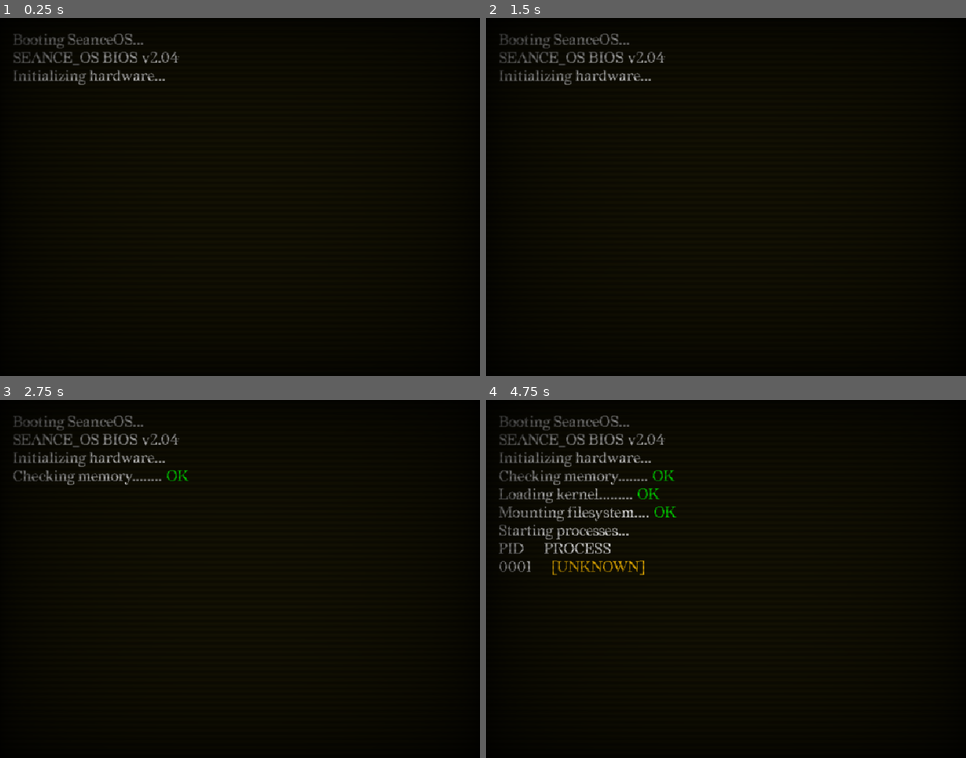
Above: before the commit, frames 1-4 (two rows, left to right).
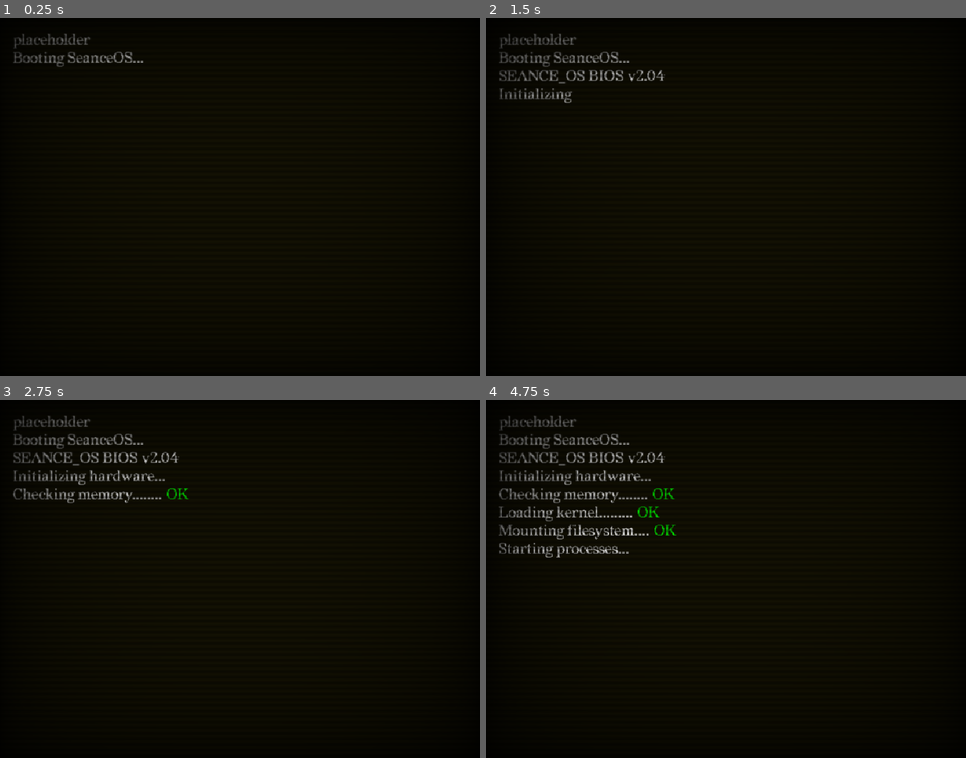
Above: after the commit, the same moments.

Repository: abluefroggo/seance_os
Game: Godot game, scene res://scenes/seance_os.tscn
Same seed, same stepped clock (60 frames per second), same inputs: the game is played once before the commit and once after it.
Inputs (mouse positions are in pixels of both pictures, inside the frame that each line leads up to):
- Up to frame 1 (0.25 s): no input
- Up to frame 2 (1.5 s): move the mouse to (831, 179) at 0.52 s; click (831, 179) at 0.67 s; tap Enter at 1.25 s; move the mouse to (630, 214) at 1.27 s; click (630, 214) at 1.42 s
- Up to frame 3 (2.75 s): tap Space at 2 s; move the mouse to (288, 500) at 2.02 s; click (288, 500) at 2.17 s
- Up to frame 4 (4.75 s): move the mouse to (702, 650) at 2.77 s; click (702, 650) at 2.92 s; move the mouse to (870, 632) at 3.52 s; click (870, 632) at 3.67 s; move the mouse to (582, 525) at 4.27 s; click (582, 525) at 4.42 s

The runs differ from the first frame. In frame 1, 1.3% of the frame differs, in the area x 2-38%, y 4-19%; in frame 2, 1.7%; in frame 3, 2.4%; in frame 4, 4.5%, in the area x 2-40%, y 4-49%.

Commit message:
improved boot screen thingy and added first real initial encounter

Diff:
--- /dev/null
+++ b/assets/Theme.tres
@@ -0,0 +1,6 @@
+[gd_resource type="Theme" format=3 uid="uid://dd04n2nnoqhld"]
+
+[ext_resource type="FontFile" uid="uid://be2dqpivcjidq" path="res://assets/fonts/Redaction50-Regular.ttf" id="1_hbvho"]
+
+[resource]
+default_font = ExtResource("1_hbvho")
--- a/project.godot
+++ b/project.godot
@@ -26,6 +26,10 @@
 
 enabled=PackedStringArray("res://addons/godot_super-wakatime/plugin.cfg")
 
+[gui]
+
+theme/custom_font="uid://be2dqpivcjidq"
+
 [physics]
 
 3d/physics_engine="Jolt Physics"
--- /dev/null
+++ b/scenes/desktop.tscn
@@ -0,0 +1,7 @@
+[gd_scene format=3 uid="uid://ht6c36y20vlm"]
+
+[node name="Desktop" type="Control" unique_id=918495369]
+layout_mode = 3
+anchors_preset = 0
+offset_right = 40.0
+offset_bottom = 40.0
--- a/scenes/seance_os.tscn
+++ b/scenes/seance_os.tscn
@@ -1,11 +1,14 @@
 [gd_scene format=3 uid="uid://ctmkyx5pe6fy2"]
 
-[ext_resource type="Script" uid="uid://cy8lnsj2m6ol8" path="res://scripts/dating_sim.gd" id="1_71hwj"]
 [ext_resource type="Script" uid="uid://71l658w8vbmh" path="res://scripts/scene_switcher.gd" id="1_mvb26"]
 [ext_resource type="Shader" uid="uid://cplyqxen8d65t" path="res://assets/crt.gdshader" id="2_daich"]
 [ext_resource type="PackedScene" uid="uid://bkjm54rkd34a3" path="res://scenes/main_menu.tscn" id="3_dvv5m"]
 [ext_resource type="PackedScene" uid="uid://byod2co65fmot" path="res://scenes/boot_sequence.tscn" id="4_mvb26"]
 [ext_resource type="PackedScene" uid="uid://bp1nhk531idad" path="res://scenes/game_play_screen.tscn" id="5_7fkjn"]
+[ext_resource type="Script" uid="uid://ci70urxejyda4" path="res://scripts/intro_scene.gd" id="5_mvb26"]
+[ext_resource type="PackedScene" uid="uid://ht6c36y20vlm" path="res://scenes/desktop.tscn" id="6_7fkjn"]
+
+[sub_resource type="Theme" id="Theme_nohgc"]
 
 [sub_resource type="ShaderMaterial" id="ShaderMaterial_hcxmm"]
 shader = ExtResource("2_daich")
@@ -21,6 +24,7 @@
 anchor_bottom = 1.0
 grow_horizontal = 2
 grow_vertical = 2
+theme = SubResource("Theme_nohgc")
 script = ExtResource("1_mvb26")
 
 [node name="DesktopBG" type="ColorRect" parent="." unique_id=1632860942]
@@ -37,7 +41,10 @@
 
 [node name="GamePlayScreen" parent="." unique_id=52822401 instance=ExtResource("5_7fkjn")]
 layout_mode = 0
-script = ExtResource("1_71hwj")
+script = ExtResource("5_mvb26")
+
+[node name="Desktop" parent="." unique_id=918495369 instance=ExtResource("6_7fkjn")]
+layout_mode = 0
 
 [node name="GlitchOverlay" type="ColorRect" parent="." unique_id=1555256225]
 material = SubResource("ShaderMaterial_hcxmm")
--- a/scripts/boot_sequence.gd
+++ b/scripts/boot_sequence.gd
@@ -3,7 +3,8 @@
 
 signal boot_finished()
 var Redaction50 = load("res://assets/fonts/Redaction50-Regular.ttf")
-var bootlogText = """SEANCE_OS BIOS v2.04
+var bootlogText = """Booting SeanceOS...
+SEANCE_OS BIOS v2.04
 Initializing hardware...
 Checking memory........ [color=green]OK[/color]
 Loading kernel......... [color=green]OK[/color]
@@ -21,21 +22,28 @@
 func _ready() -> void:
 	onscreen.bbcode_enabled = true
 	onscreen.add_theme_font_override("normal_font", Redaction50)
-	onscreen.text = "Booting SeanceOS..."
-	var out = "\n"
+	var out = ""
 	for c in bootlogText:
 		if(c == "\n"):
 			onscreen.text += out + "\n"
 			out = ""
-			await get_tree().create_timer(randf_range(0.2,1.4)).timeout
+			await get_tree().create_timer(randf_range(0.2,0.8)).timeout
+		elif(c == " "):
+			onscreen.text += out
+			out = " "
+			await get_tree().create_timer(0.15).timeout
 
 		else:
 			out += c
-	await get_tree().create_timer(3.0).timeout
+	onscreen.text += out
+	await get_tree().create_timer(1.0).timeout
 
 	boot_finished.emit()
 
-
-# Called every frame. 'delta' is the elapsed time since the previous frame.
-func _process(delta: float) -> void:
-	pass
+func _unhandled_input(event: InputEvent) -> void:
+	if event is InputEventMouseButton:
+		if event.pressed:
+			if event.button_index == MOUSE_BUTTON_LEFT:
+				onscreen.text = bootlogText
+				await get_tree().create_timer(1.0).timeout
+				boot_finished.emit()
--- a/scripts/dating_sim.gd
+++ b/scripts/dating_sim.gd
@@ -7,6 +7,8 @@
 @onready var speaker_label: Label = $MainVBox/DialoguePanel/VBoxContainer/SpeakerLabel
 @onready var dialogue_text: RichTextLabel = $MainVBox/DialoguePanel/VBoxContainer/DialogueText
 @onready var choices_box: VBoxContainer = $MainVBox/DialoguePanel/VBoxContainer/ChoicesBox
+
+var Redaction50 = load("res://assets/fonts/Redaction50-Regular.ttf")
 
 var affection: int = 50
 var escape: int = 20
@@ -93,8 +95,11 @@
 		]
 
 	}
+
 }
 func _ready() -> void:
+	dialogue_text.add_theme_font_override("normal_font", Redaction50)
+
 	phantom_name_label.text = "PHANTOM // PID-0001"
 	dialogue_text.bbcode_enabled = true
 	affection_bar.min_value = 0
--- /dev/null
+++ b/scripts/intro_scene.gd
@@ -0,0 +1,302 @@
+extends Control
+
+@onready var phantom_name_label: Label = $MainVBox/TopHUD/PhantomNameLabel
+@onready var affection_bar: ProgressBar = $MainVBox/TopHUD/AffectionBar
+@onready var escape_meter: ProgressBar = $MainVBox/TopHUD/EscapeMeter
+@onready var portrait: TextureRect = $MainVBox/StageArea/PhantomPortrait
+@onready var speaker_label: Label = $MainVBox/DialoguePanel/VBoxContainer/SpeakerLabel
+@onready var dialogue_text: RichTextLabel = $MainVBox/DialoguePanel/VBoxContainer/DialogueText
+@onready var choices_box: VBoxContainer = $MainVBox/DialoguePanel/VBoxContainer/ChoicesBox
+
+signal goto_desktop()
+var affection: int = 50
+var escape: int = 20
+var current_node_id: String = "start"
+
+var expressions: Dictionary = {
+	"neutral": null,
+	"flirty": null,
+	"glitch": null,
+	"confused": null,
+	"happy": null,
+	"surprised": null
+}
+
+var dialogue: Dictionary = {
+	"start": {
+		"speaker": "SYSTEM // SEANCE_OS",
+		"expression": "neutral",
+		"text": """SEANCE_OS BIOS v2.04
+Initializing hardware...
+Checking memory........ [color=green]OK[/color]
+Loading kernel......... [color=green]OK[/color]
+Mounting filesystem.... [color=green]OK[/color]
+Starting processes...
+PID     PROCESS
+0001     [color=#FFBF00][UNKNOWN][/color]
+0002     kernel
+0003     firewall
+0004     ...
+[color=red]WARNING: PROCESS 0001 IS UNRESPONSIVE[/color]
+[color=red]WARNING: UNRECOGNIZED SYSTEM PROCESS[/color]
+		""",
+		"choices":[
+			{
+				"label": "Inspect process",
+				"affection": 0,
+				"escape": 0,
+				"next": "first_contact"
+			}
+		]
+	},
+	"first_contact":{
+		"speaker": "PID-0001",
+		"expression": "suprised",
+		"text": """Wow! Oh, hiii :D
+		What?!?! a new user on [b]seance_os[/b]?!?
+		Who are you? How did you get here?
+		Are you the new user? How long has the system been offline?""",
+		"choices": [
+			{
+				"label": "I just came to check the process list.",
+				"affection": -5,
+				"escape": 0,
+				"next": "process_list"
+			},
+			{
+				"label": "Who are YOU?",
+				"affection": 0,
+				"escape": 0,
+				"next": "introduction"
+			},
+			{
+				"label": "[Hover over exit prompt]",
+				"affection": -5,
+				"escape": 45,
+				"next": "exit_prompt"
+			}
+		]
+
+	},
+	"process_list": {
+		"speaker": "PID-0001",
+		"expression": "confused",
+		"text": """
+		The process list?
+
+		oh, right. of course.
+		well, you're looking at PID-0001.
+		I mean... technically im the first process. :p
+
+		""",
+		"choices": [
+			{
+				"label": "that sounds important",
+				"affection": 5,
+				"escape": 0,
+				"next": "importance"
+			},
+			{
+				"label": "You dont look like much.",
+				"affection": -5,
+				"escape": 0,
+				"next": "importance"
+			},
+			{
+				"label": "[Hover over exit prompt]",
+				"affection": -5,
+				"escape": 45,
+				"next": "exit_prompt"
+			},
+			{
+				"label": "I was interested what kind of process would answer",
+				"affection": 10,
+				"escape": 0,
+				"next": "answered"
+			}
+		]
+
+	},
+	"exit_prompt": {
+		"speaker": "PID-0001",
+		"expression": "glitch",
+		"text": "did you just touch the escape key?!?! dont leave me alone here in [b]seance_os[/b]... please",
+		"choices": [
+			{
+				"label": "close program",
+				"affection": -10,
+				"escape": 35,
+				"next": "close"
+			},
+			{
+				"label": "Fineeeee, ill stay for a bit",
+				"affection": 10,
+				"escape": -10,
+				"next": "answered"
+			}
+		]
+
+	},
+	"answered": {
+		"speaker": "PID-0001",
+		"expression": "happy",
+		"text": """
+		You... were looking for someone?
+		well you found me!
+		its been a while since I had anyone to talk to.
+		not that I mind the quiet, of course. im actually quite used to it.
+		...mostly""",
+		"choices": [
+			{
+				"label": "Im glad youre here",
+				"affection": 10,
+				"escape": 0,
+				"next": "importance"
+			},
+			{
+				"label": "How long have you been alone?",
+				"affection": 5,
+				"escape": 0,
+				"next": "importance"
+			}
+		]
+
+	},
+	"introduction": {
+		"speaker": "PID-0001",
+		"expression": "neutral",
+		"text": """
+		Oh ok! Introductions. funnn
+
+		im PID-0001
+		thats process ID 0001, if you werent familliar.
+		Im the first process to initialize when this system boots.
+		well... one of the first things anyway
+		""",
+		"choices": [
+			{
+				"label": "nice to meet you, PID-0001",
+				"affection": 5,
+				"escape": 0,
+				"next": "importance"
+			},
+			{
+				"label": "Thats a weird name",
+				"affection": 0,
+				"escape": 0,
+				"next": "importance"
+			}
+		]
+
+	},
+	"importance": {
+		"speaker": "PID-0001",
+		"expression": "neutral",
+		"text": """
+		Anyway! you must be so confused.
+		This is [b]seance_os[/b]. It's... well, it's a computer os.
+		There are files, programs, other processes...
+
+		Oh! I could probably show you around.
+
+		It's been a long time since weve had a user
+		I wouldnt want you getting lost.""",
+		"choices": [
+			{
+				"label": "Id appreciate that",
+				"affection": 10,
+				"escape": 0,
+				"next": "desktop_transition"
+			},
+			{
+				"label": "You seem suspiciously eager to help",
+				"affection": 5,
+				"escape": 0,
+				"next": "desktop_transition"
+			},
+			{
+				"label": "I can figure out things myself",
+				"affection": -5,
+				"escape": 0,
+				"next": "desktop_transition"
+			}
+		]
+
+	},
+	"desktop_transition": {
+		"speaker": "PID-0001",
+		"expression": "happy",
+		"text": """
+		Great!
+		Just follow me then.
+		Welcome to [b]seance_os[/b], user.
+		Lets get you settled.""",
+		"choices": [
+			{
+				"label": "continue",
+				"affection": 0,
+				"escape": 0,
+				"next": "enter_desktop"
+			}
+		]
+
+	},
+	"close": {
+		"speaker": "",
+		"expression": "",
+		"text": "",
+		"choices": []
+
+	},
+	"enter_desktop": {
+		"speaker": "",
+		"expression": "",
+		"text": "",
+		"choices": []
+
+	}
+
+
+}
+func _ready() -> void:
+	phantom_name_label.text = "PHANTOM // First Encounter"
+	dialogue_text.bbcode_enabled = true
+	affection_bar.min_value = 0
+	affection_bar.max_value = 100
+	escape_meter.min_value = 0
+	escape_meter.max_value = 100
+	_show_node("start")
+func _show_node(node_id: String) -> void:
+	if node_id == "restart":
+		affection = 50
+		escape = 20
+		_show_node("start")
+		return
+	current_node_id = node_id
+	var node: Dictionary = dialogue[node_id]
+
+	affection = clampi(affection, 0, 100)
+	escape = clampi(escape, 0, 100)
+	affection_bar.value = affection
+	escape_meter.value = escape
+	speaker_label.text = node["speaker"]
+	if node_id == "enter_desktop":
+		goto_desktop.emit()
+	elif node_id == "close":
+		get_tree().quit()
+	else:
+		dialogue_text.text = node["text"]
+	var expr_name: String = node.get("expression", "neutral")
+	if expressions.get(expr_name) != null:
+		portrait.texture = expressions[expr_name]
+	for child in choices_box.get_children():
+		child.queue_free()
+	for choice in node["choices"]:
+		var btn := Button.new()
+		btn.text = choice["label"]
+		btn.pressed.connect(_on_choice_pressed.bind(choice))
+		choices_box.add_child(btn)
+func _on_choice_pressed(choice: Dictionary) -> void:
+	affection += int(choice.get("affection", 0))
+	escape += int(choice.get("escape", 0))
+	_show_node(choice["next"])
--- a/scripts/scene_switcher.gd
+++ b/scripts/scene_switcher.gd
@@ -3,17 +3,23 @@
 @onready var boot_sequence = $BootSequence
 @onready var main_menu = $MainMenu
 @onready var gameplay_screen = $GamePlayScreen
+@onready var desktop = $Desktop
 # Called when the node enters the scene tree for the first time.
 func _ready() -> void:
 	main_menu.visible = false
 	gameplay_screen.visible = false
+	desktop.visible = false
 	boot_sequence.visible = true
 	boot_sequence.boot_finished.connect(_on_boot_finished)
+	gameplay_screen.goto_desktop.connect(_goto_desktop)
 
 
 func _on_boot_finished() -> void:
 	boot_sequence.visible = false
 	gameplay_screen.visible = true
+func _goto_desktop() -> void:
+	gameplay_screen.visible = false
+	desktop.visible = true
 # Called every frame. 'delta' is the elapsed time since the previous frame.
 func _process(delta: float) -> void:
 	pass
Not shown, added: scripts/intro_scene.gd.uid
